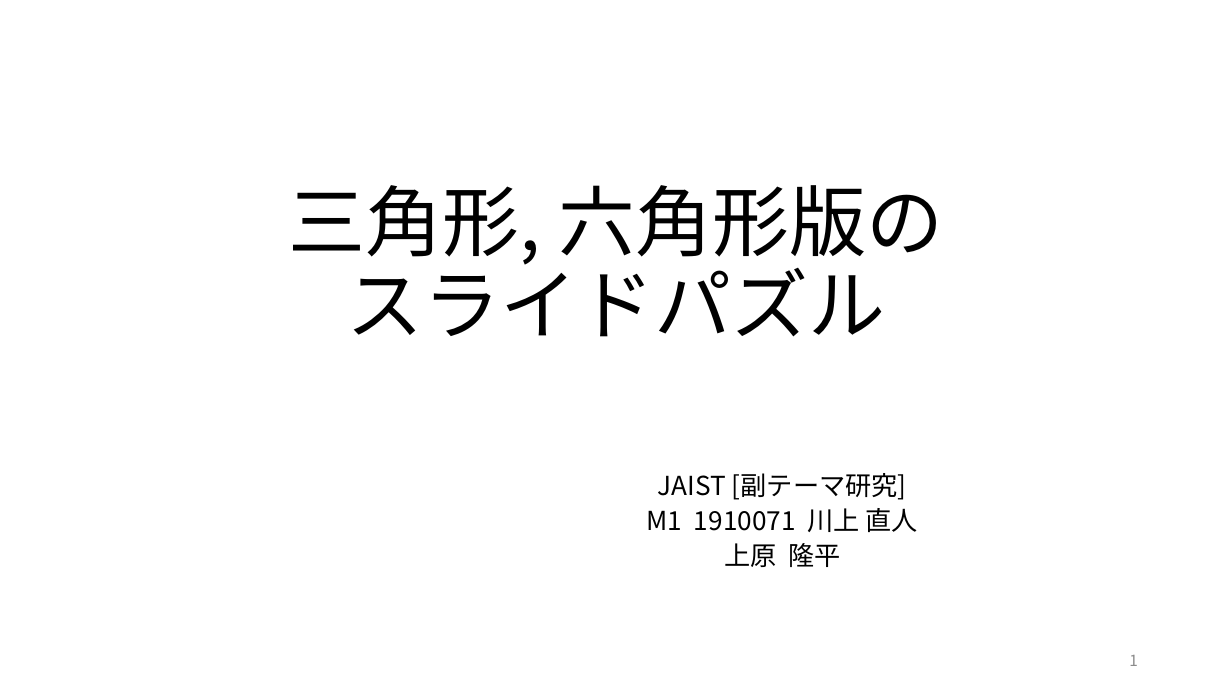
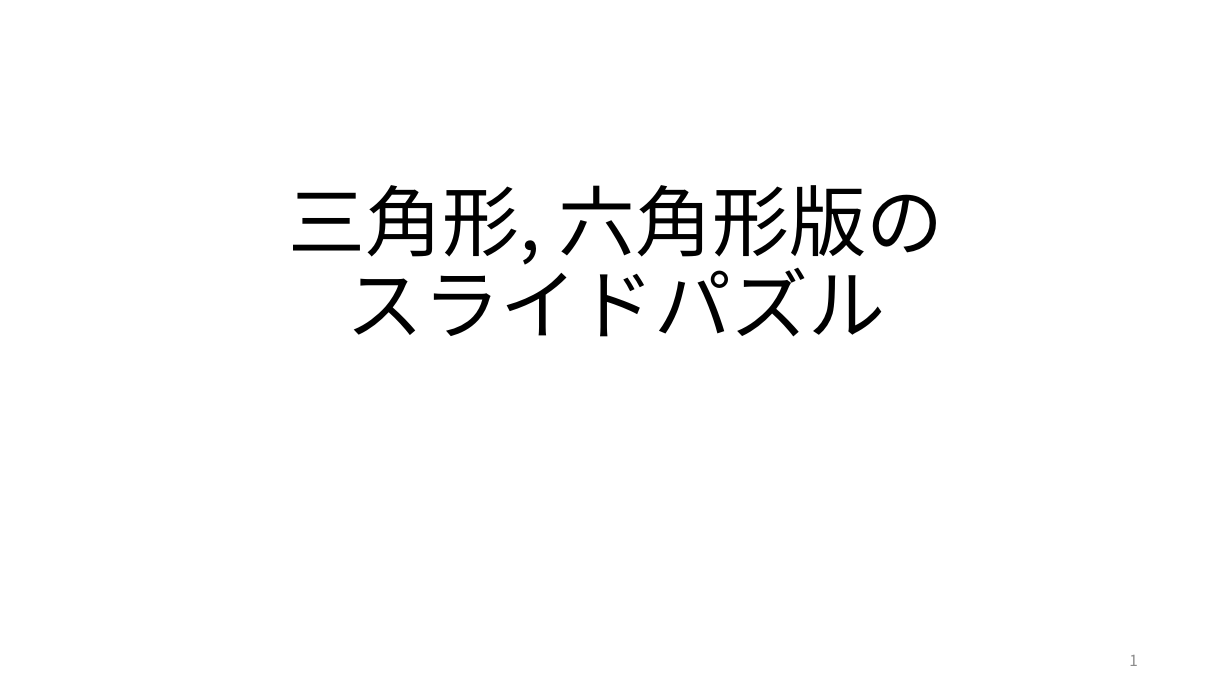
Before and after one commit to j1211/Sliding-Blocks-Piramid, a slide deck: slide 1 of 三角格子パズル全列挙.pptx. Drawn at 1232x693 pixels with LibreOffice and Linux fonts; fonts in the diff are those of the drawing. Boxes give left, top, right and bottom in pixels: in the first picture for what was removed or moved away, otherwise in the second. Text is boxed around its words. In the diff, an @@ line names an element or a change of style, - is before the commit and + after.

Commit message:
説明用スライド

```diff
--- a/三角格子パズル全列挙.pptx
+++ b/三角格子パズル全列挙.pptx
@@ subtitle removed at box(647, 473, 918, 567) @@
-JAIST [副テーマ研究]
-M1 1910071 川上 直人
-上原 隆平
```
Also in this commit, not shown: 3 other slides changed, 1 slide removed.
